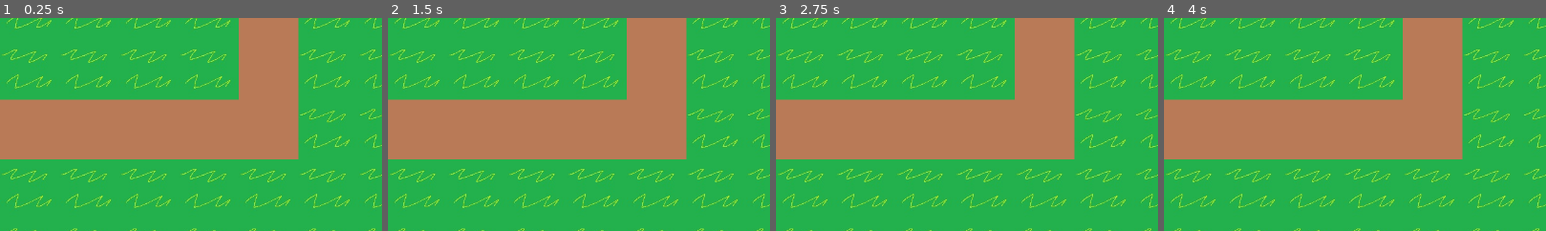
Above: before the commit, frames 1-4 (left to right).
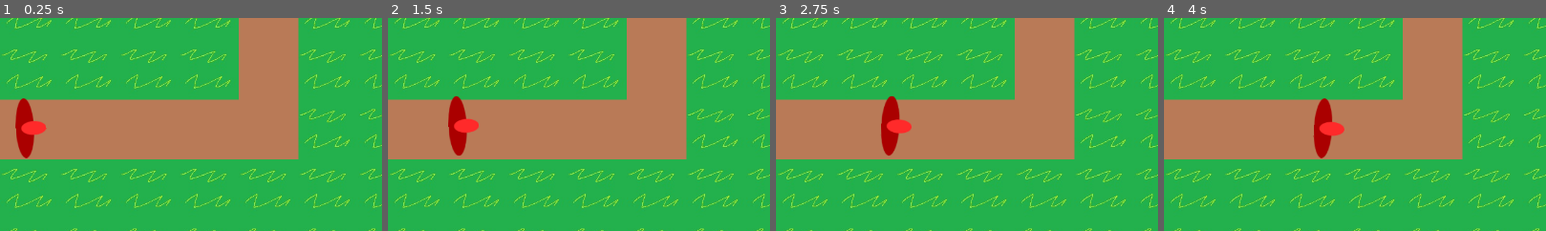
Above: after the commit, the same moments.

Repository: Machalord/Colors-Dimension-TD
Game: Godot game, scene res://Scenes/game.tscn
The game is run twice, just before and just after one commit, with the same random seed, the same clock (stepped at 60 frames per second) and the same inputs. The project has no main scene, so this scene is started directly. The engine's default icon, where the game draws it, is replaced by a stand-in: a white triangle on a blue panel in a dark square.
Inputs:
- Up to frame 1 (0.25 s): no input
- Up to frame 2 (1.5 s): no input
- Up to frame 3 (2.75 s): no input
- Up to frame 4 (4 s): no input
The pictures show only the part of the screen within x 0-50%, y 50-100%; the shares and areas given below are measured in that part.

The runs differ from the first frame. In frame 1, 1.3% of the frame differs, in the area x 4-13%, y 37-66%; in frame 2, 1.3%; in frame 3, 1.3%; in frame 4, 1.3%.

Commit message:
Basic Enemy with path follow

Diff:
--- /dev/null
+++ b/Prefabs/enemy.tscn
@@ -0,0 +1,19 @@
+[gd_scene format=3 uid="uid://bme6ewufdqi5u"]
+
+[ext_resource type="Texture2D" uid="uid://bmbj44wnk63gg" path="res://Assets/Placeholder/enemy.png" id="1_leowk"]
+[ext_resource type="Script" uid="uid://bd1g3s33xcdvk" path="res://Scripts/Enemy.gd" id="1_lgw76"]
+
+[sub_resource type="CircleShape2D" id="CircleShape2D_lgw76"]
+radius = 32.01562
+
+[node name="Enemy" type="PathFollow2D" unique_id=1737057579]
+
+[node name="CharacterBody2D" type="CharacterBody2D" parent="." unique_id=841375505]
+script = ExtResource("1_lgw76")
+
+[node name="Enemy" type="Sprite2D" parent="CharacterBody2D" unique_id=322081430]
+rotation = 1.5707964
+texture = ExtResource("1_leowk")
+
+[node name="CollisionShape2D" type="CollisionShape2D" parent="CharacterBody2D" unique_id=1352050576]
+shape = SubResource("CircleShape2D_lgw76")
--- a/Scenes/game.tscn
+++ b/Scenes/game.tscn
@@ -3,6 +3,7 @@
 [ext_resource type="Texture2D" uid="uid://j3hd0diablx3" path="res://Assets/Placeholder/grass.jpg" id="1_qxrlw"]
 [ext_resource type="Texture2D" uid="uid://bls7ivscmotvv" path="res://Assets/Placeholder/road.png" id="2_wrm1d"]
 [ext_resource type="Texture2D" uid="uid://cnr6fspao6yuo" path="res://icon.svg" id="3_wrm1d"]
+[ext_resource type="PackedScene" uid="uid://bme6ewufdqi5u" path="res://Prefabs/enemy.tscn" id="4_3dryh"]
 
 [sub_resource type="TileSetAtlasSource" id="TileSetAtlasSource_3dryh"]
 texture = ExtResource("1_qxrlw")
@@ -89,6 +90,12 @@
 sources/0 = SubResource("TileSetAtlasSource_3dryh")
 sources/1 = SubResource("TileSetAtlasSource_wowpa")
 
+[sub_resource type="Curve2D" id="Curve2D_wowpa"]
+_data = {
+"points": PackedVector2Array(0, 0, 0, 0, 37, 548, 0, 0, 0, 0, 161, 542, 0, 0, 0, 0, 308, 550, 0, 0, 0, 0, 446, 544, 0, 0, 0, 0, 449, 425, 0, 0, 0, 0, 455, 303, 0, 0, 0, 0, 452, 187, 0, 0, 0, 0, 457, 140, 0, 0, 0, 0, 561, 137, 0, 0, 0, 0, 650, 139, 0, 0, 0, 0, 760, 139, 0, 0, 0, 0, 841, 145, 0, 0, 0, 0, 848, 260, 0, 0, 0, 0, 841, 350, 0, 0, 0, 0, 846, 422, 0, 0, 0, 0, 849, 456, 0, 0, 0, 0, 904, 451, 0, 0, 0, 0, 980, 451, 0, 0, 0, 0, 1061, 451, 0, 0, 0, 0, 1130, 451, 0, 0, 0, 0, 1243, 451)
+}
+point_count = 21
+
 [node name="Game" type="Node2D" unique_id=1293030124]
 
 [node name="Ground" type="TileMapLayer" parent="." unique_id=551104]
@@ -104,3 +111,10 @@
 position = Vector2(1245, 450)
 scale = Vector2(1.2, 1.2)
 texture = ExtResource("3_wrm1d")
+
+[node name="Path2D" type="Path2D" parent="." unique_id=908469931]
+curve = SubResource("Curve2D_wowpa")
+
+[node name="Enemy" parent="Path2D" unique_id=1737057579 instance=ExtResource("4_3dryh")]
+position = Vector2(37, 548)
+rotation = -0.048349384
--- /dev/null
+++ b/Scripts/Enemy.gd
@@ -0,0 +1,13 @@
+extends CharacterBody2D
+
+const  speed:=60
+
+@onready var enemy_path: PathFollow2D = get_parent()
+
+
+func _physics_process(delta: float) -> void:
+
+	enemy_path.progress= enemy_path.progress + (speed * delta)
+
+	if(enemy_path.progress_ratio>=0.99):
+		queue_free()
Binary file added: Assets/Placeholder/enemy.png
Not shown, added: Assets/Placeholder/enemy.png.import
Not shown, added: Scripts/Enemy.gd.uid
